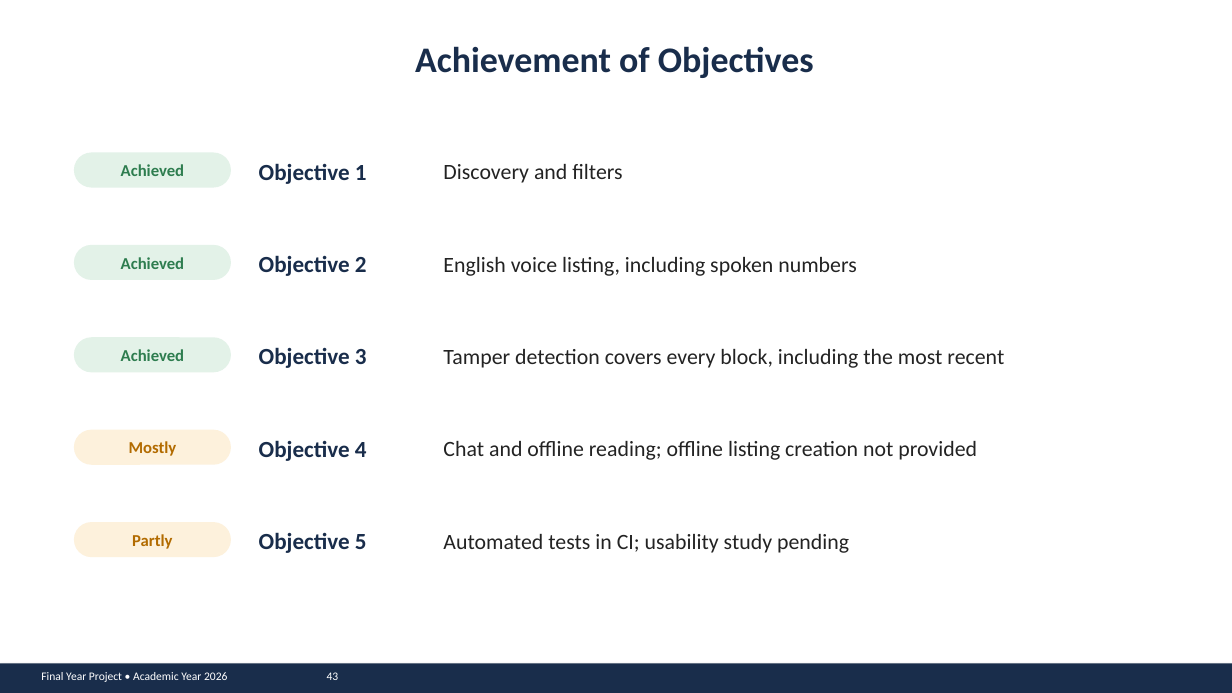
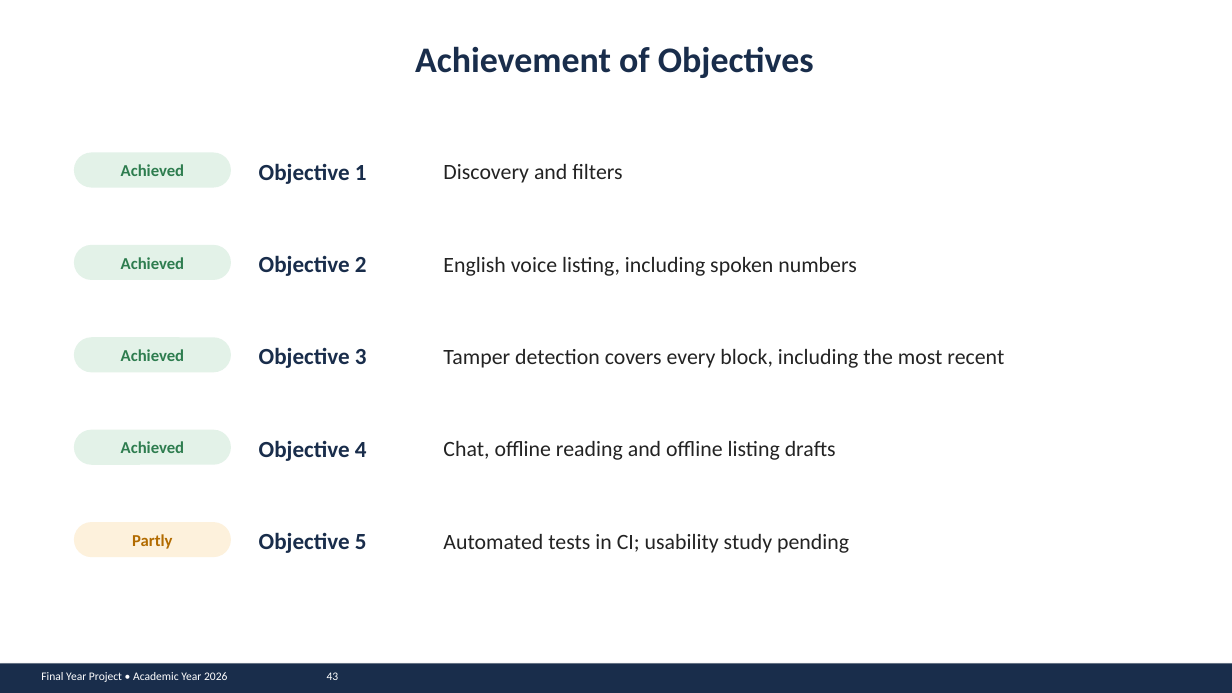
Before and after one commit to john-chola/ZamMarket, a slide deck: slide 43 of docs/presentation/ZamMarket_Presentation.pptx. Drawn at 1232x693 pixels with LibreOffice and Linux fonts; fonts in the diff are those of the drawing. Boxes give left, top, right and bottom in pixels: in the first picture for what was removed or moved away, otherwise in the second. Text is boxed around its words. In the diff, an @@ line names an element or a change of style, - is before the commit and + after.

```diff
--- a/docs/presentation/ZamMarket_Presentation.pptx
+++ b/docs/presentation/ZamMarket_Presentation.pptx
@@ rounded rectangle at (74,430,231,465): fill #FDF1DC to #E3F2E8 @@
@@ text at (121,441,184,453): text changed; text colour #B26B00 to #2E7D4F @@
-Mostly
+Achieved
@@ text at (443,441,836,460): text changed @@
-Chat and offline reading; offline listing creation not provided
+Chat, offline reading and offline listing drafts
```
Also in this commit, not shown: 11 other slides changed, 1 other file.
